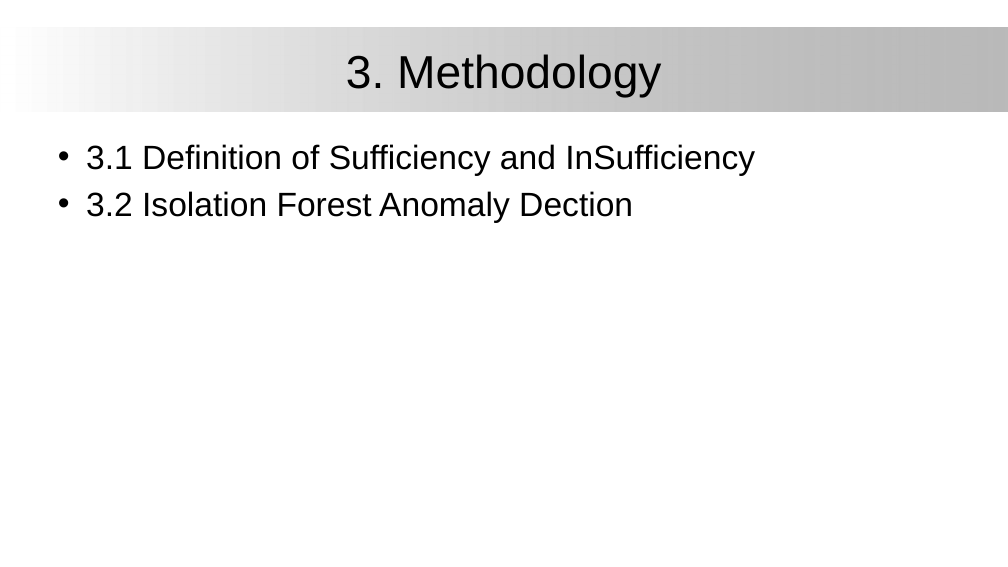
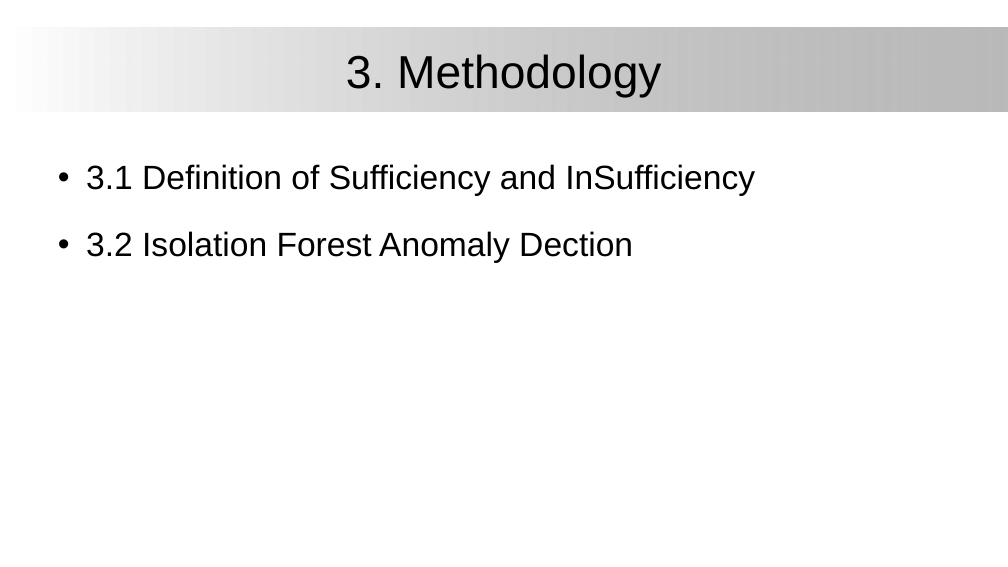
Before and after one commit to BinYuOnCa/Coursera, a slide deck: slide 12 of IBM_DataScience/AppliedDataScienceCapstone/Assignments/Business Location Explore in Toronto.pptx. Drawn at 1008x567 pixels with LibreOffice and Linux fonts; fonts in the diff are those of the drawing; background and template pictures are left out. Boxes give left, top, right and bottom in pixels: in the first picture for what was removed or moved away, otherwise in the second. Text is boxed around its words. In the diff, an @@ line names an element or a change of style, - is before the commit and + after.

```diff
--- a/IBM_DataScience/AppliedDataScienceCapstone/Assignments/Business Location Explore in Toronto.pptx
+++ b/IBM_DataScience/AppliedDataScienceCapstone/Assignments/Business Location Explore in Toronto.pptx
@@ text "3.1 Definition of Sufficiency and ..." at box(86, 164, 755, 263): line spacing 1 to 1.5 @@
```
Also in this commit, not shown: 7 other slides changed, 4 slides added.
